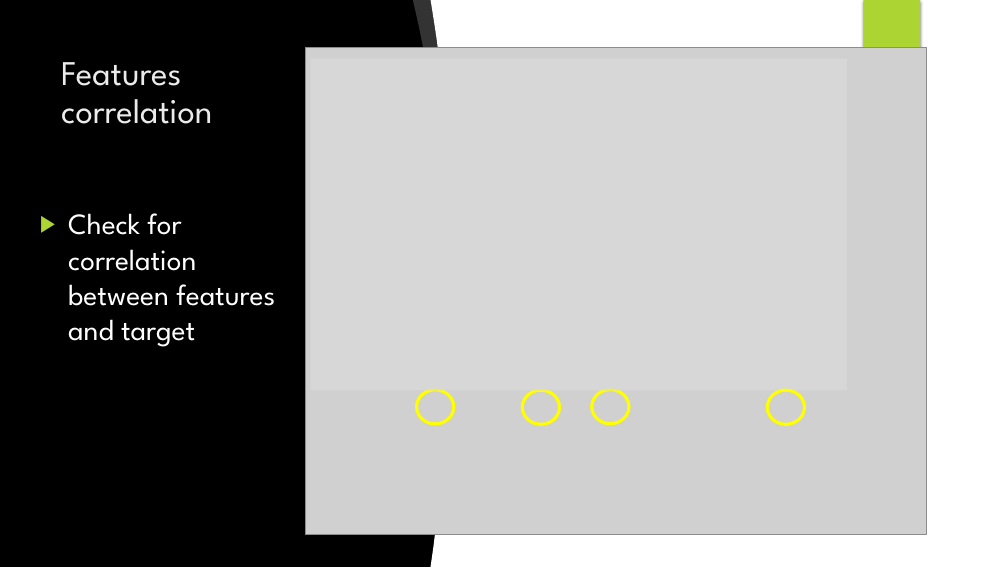
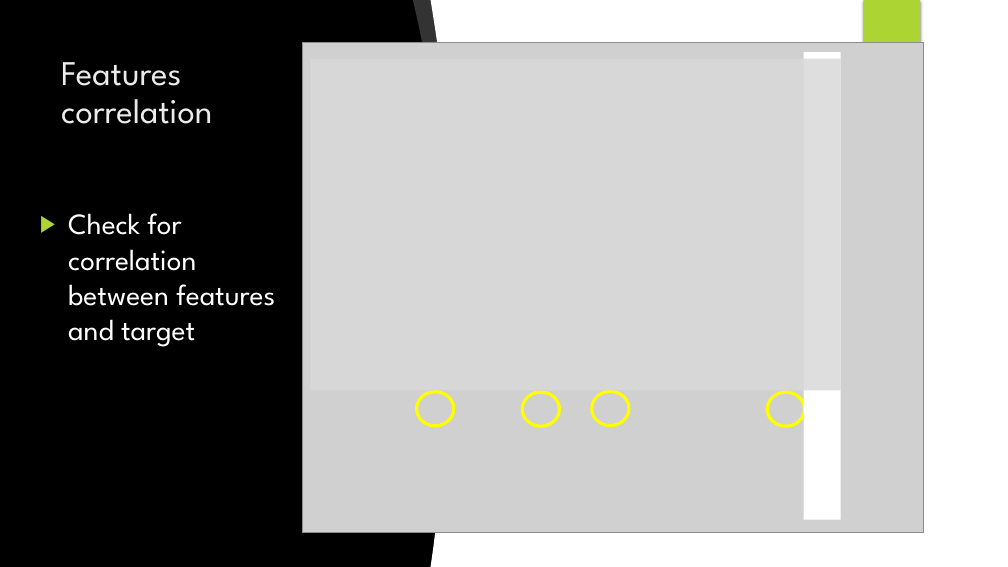
Before and after one commit to JNYH/Project-Luther, a slide deck: slide 5 of RegressionAnalysis.pptx. Drawn at 1008x567 pixels with LibreOffice and Linux fonts; fonts in the diff are those of the drawing; grey boxes stand for pictures; background and template pictures are left out. Boxes give left, top, right and bottom in pixels: in the first picture for what was removed or moved away, otherwise in the second. Text is boxed around its words. In the diff, an @@ line names an element or a change of style, - is before the commit and + after.

Commit message:
updated presentation file

```diff
--- a/RegressionAnalysis.pptx
+++ b/RegressionAnalysis.pptx
@@ picture: place and size @@
-picture at (306,47,926,535)
+picture at (302,42,923,533)
@@ rectangle: place and size @@
-rectangle at (311,59,848,391)
+rectangle at (311,59,842,391)
@@ rectangle added at (804,52,841,520), fill #FFFFFF @@
```
Also in this commit, not shown: 5 other slides changed, 2 slides added.
